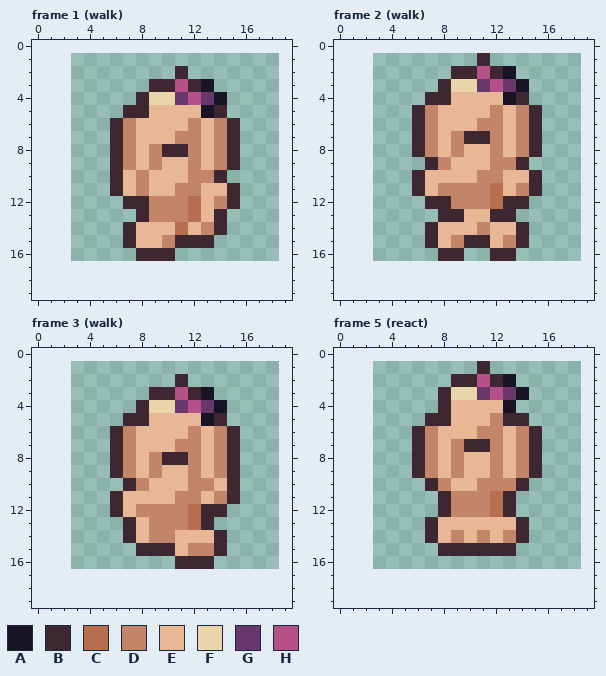
Pixel-art file -- art/minis/dog-pierre@50.aseprite. The picture above is the old version.
16x16 pixels, 18 frames. Shown: frame 1 (walk), frame 2 (walk), frame 3 (walk), frame 5 (react). The old version is drawn lined up with the new one, on the new canvas. The commit also changed other frames, which this record leaves out.
Palette (. is transparent): A #181425  B #3e2731  C #b86f50  D #c28569  E #e8b796  F #ead4aa  G #68386c  H #b55088
Pixels before, frame 1 (walk), first column x 6:
 2 .....B....
 3 ...BBHBA..
 4 ..BFFGHGA.
 5 .BBEEEEAB.
 6 BDEEEEDEDB
 7 BDEEEDDEDB
 8 BDEDBBDEDB
 9 BDEDEEDEDB
10 BEDEEEDDB.
11 BEDEEDDEEB
12 .BBDDDCEDB
13 ..BDDDCEB.
14 .BEEECEDB.
15 .BEEDBBB..
16 ..BBB.....
Pixels before, frame 2 (walk), first column x 6:
 1 .....B....
 2 ...BBHBA..
 3 ..BFFGHGA.
 4 .BBEEEEAB.
 5 BDEEEEDEDB
 6 BDEEEDDEDB
 7 BDEDBBDEDB
 8 BDEDEEDEDB
 9 .BDEEEDDB.
10 BEEEEDDEEB
11 BEDDDDCEDB
12 .BBDDDCBB.
13 ..BBEEBB..
14 .BEEEDEEB.
15 .BEDBBEDB.
16 ..BB..BB..
Pixels before, frame 3 (walk), first column x 6:
 2 .....B....
 3 ...BBHBA..
 4 ..BFFGHGA.
 5 .BBEEEEAB.
 6 BDEEEEDEDB
 7 BDEEEDDEDB
 8 BDEDBBDEDB
 9 BDEDEEDEDB
10 .BDEEEDDEB
11 BEEEEDDEDB
12 BEDDDDCBB.
13 .BEDDDCB..
14 .BEDDEEEB.
15 ..BBBEDDB.
16 .....BBB..
Pixels before, frame 5 (react), first column x 6:
 1 .....B....
 2 ...BBHBA..
 3 ..BFFGHGA.
 4 ..BEEEEA..
 5 .BBEEEDBB.
 6 BDEEEDDEDB
 7 BDEDBBDEDB
 8 BDEDEEDEDB
 9 BDEDEEDEDB
10 .BDEEDDDB.
11 ..BDDDCB..
12 ..BDDDCB..
13 .BEEEEEEB.
14 .BEDEDEDB.
15 ..BBBBBB..
Now the later version:
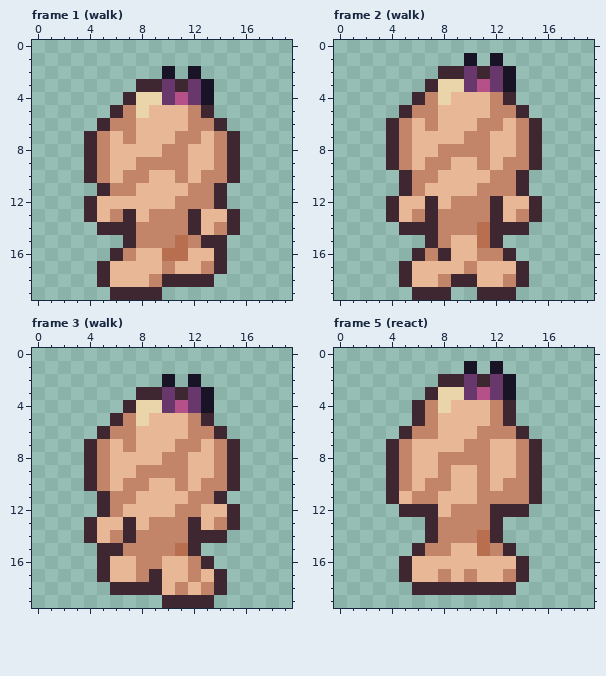
What changed:
canvas 16x16 -> 20x20, the old top-left corner now at 3,1
Changed rows in their new state; - is an unchanged pixel.
Frame 1 (walk):
first column x 4:
 2 ------A.A---
 3 ----B-GBG---
 4 ---BF-GHGA.-
 5 --BDF---DB.-
 6 -BD------DB.
 7 BDE---------
 8 BDEE-EDDE---
 9 BDEED-DDE---
10 BDED---DE-DB
11 -BDDE--E-DB.
12 BEEEEEE-DDB.
13 BEDBE---B-EB
14 -BB-DDDDBEDB
15 ----DD-CD-B-
16 --BDEECCEEB-
17 -BEEEEDEEDB-
18 -BEEEDBBBB--
19 --BBBB------
Frame 2 (walk):
first column x 4:
 1 ------A.A---
 2 ----B-GBG---
 3 ---BF-GHGA.-
 4 --BDF---DB.-
 5 -BD------DB.
 6 BDE---------
 7 BDEE-EDDE---
 8 BDEED-DDE---
 9 BDED---DE-DB
10 -BDD---E-DB.
11 -BD-EEE-DDB.
12 BEE-E---BEEB
13 BEDBDDDD-EDB
14 -BB-DDDCBB--
15 ----DEECB..-
16 --BD-EEDD---
17 -BEEEEDEEEB-
18 -BEEDBBEEDB-
19 --BBB--BBB--
Frame 3 (walk):
first column x 4:
 2 ------A.A---
 3 ----B-GBG---
 4 ---BF-GHGA.-
 5 --BDF---DB.-
 6 -BD------DB.
 7 BDE---------
 8 BDEE-EDDE---
 9 BDEED-DDE---
10 BDED---DE-D-
11 -BDD---E-DB.
12 -BD-EEE-DEEB
13 BEE-----BEDB
14 BED-D--DBB--
15 -BBDDDDCB..-
16 -BEEDDEED---
17 -BEEDBEEDEB-
18 --BBBBEDEDB-
19 ------BBBB--
Frame 5 (react):
first column x 4:
 1 ------A.A---
 2 ----B-GBG---
 3 ---BF-GHGA.-
 4 --BDF---DB--
 5 --BDE-----.-
 6 -BD------DB.
 7 BDEE-EDDE---
 8 BDEED-DDE---
 9 BDEEDE-DE---
10 BDED----E-DB
11 BEDDEEE-DDDB
12 -BBBE---B-B-
13 ----DDDDB..-
14 ----D-DCB..-
15 --BDDEECD---
16 -BEEEEEEEEB-
17 -BEEDEDEEDB-
18 --BBBBBBBB--
Where, in picture pixels (left, top, right, bottom), the same in both pictures:
changed: (84, 66, 240, 300)
changed: (386, 53, 542, 300)
changed: (84, 374, 240, 608)
changed: (386, 361, 542, 595)
